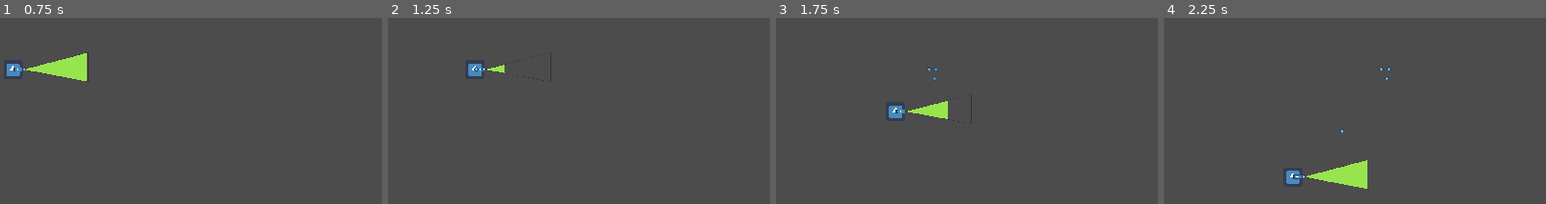
Above: before the commit, frames 1-4 (left to right).
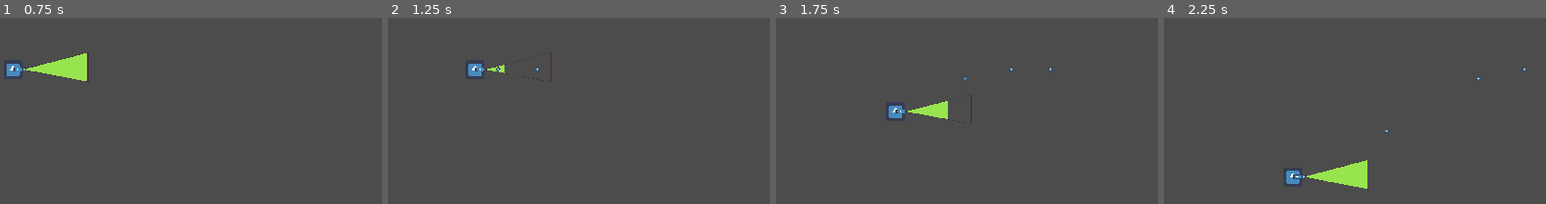
Above: after the commit, the same moments.

Repository: skarnl/gmtk-game-jam
Game: Godot game, scene res://screens/splash.tscn
The game is run twice, just before and just after one commit, with the same random seed, the same clock (stepped at 60 frames per second) and the same inputs. The engine's default icon, where the game draws it, is replaced by a stand-in: a white triangle on a blue panel in a dark square.
Inputs:
- Up to frame 1 (0.75 s): tap Enter at 0.5 s; hold Right (ui_right) from 0.53 s (still down)
- Up to frame 2 (1.25 s): keep holding Right (ui_right)
- Up to frame 3 (1.75 s): release Right (ui_right) at 1.28 s; hold Down (ui_down) from 1.28 s (still down)
- Up to frame 4 (2.25 s): release Down (ui_down) at 2.03 s; hold Right (ui_right) from 2.03 s (still down)
The pictures show only the part of the screen within x 50-100%, y 50-100%; the shares and areas given below are measured in that part.

Frame 1 is identical in both runs. In frame 2, less than 0.1% of the frame differs, in the area x 22-40%, y 26-30%; in frame 3, less than 0.1%; in frame 4, less than 0.1%, in the area x 46-95%, y 26-63%.

Commit message:
Increase bullet speed

Diff:
--- a/entities/weapons/bullet.gd
+++ b/entities/weapons/bullet.gd
@@ -1,6 +1,9 @@
 extends Area2D
 
-const BULLET_SPEED = 3.6
+const BULLET_SPEED = 7
+
+func _ready():
+	add_to_group('spawned')
 
 func _physics_process(delta):
 	position += Vector2.RIGHT.rotated(rotation) * BULLET_SPEED
